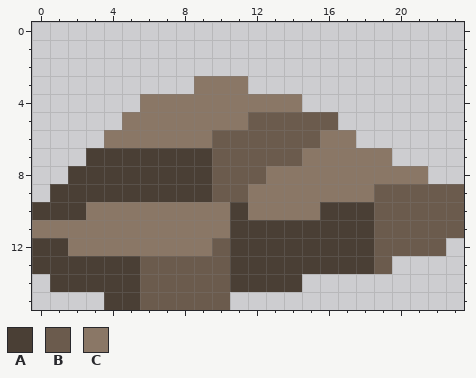
Edited in one commit: pixel-art file (Assets/Art/Environment/Beach/Rocks/Beach_Rock_Medium_1.aseprite). Above, as it was before the edit.
24x16 pixels, 1 frame.
Palette (. is transparent): A #4a3f35  B #6b5b4d  C #8a7766
Pixels before, first column x 0:
 3 .........CCC............
 4 ......CCCCCCCCC.........
 5 .....CCCCCCCBBBBB.......
 6 ....CCCCCCBBBBBBCC......
 7 ...AAAAAAABBBBBCCCCC....
 8 ..AAAAAAAABBBCCCCCCCCC..
 9 .AAAAAAAAABBCCCCCCCBBBBB
10 AAACCCCCCCCACCCCAAABBBBB
11 CCCCCCCCCCCAAAAAAAABBBBB
12 AACCCCCCCCBAAAAAAAABBBB.
13 AAAAAABBBBBAAAAAAAAB....
14 .AAAAABBBBBAAAA.........
15 ....AABBBBB.............
New version:
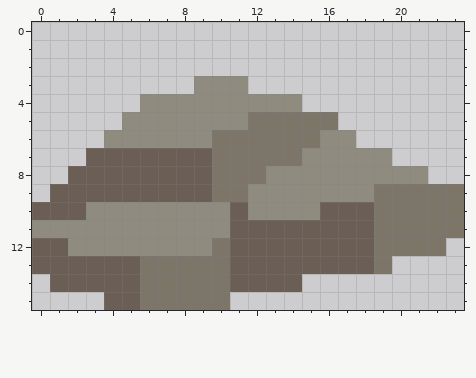
Change:
{"colour":"A","old":"#4a3f35","new":"#6b5e54"}
{"colour":"B","old":"#6b5b4d","new":"#7c7568"}
{"colour":"C","old":"#8a7766","new":"#8f8c7f"}
{"label":"changed","picture_box":[32,76,464,310]}
